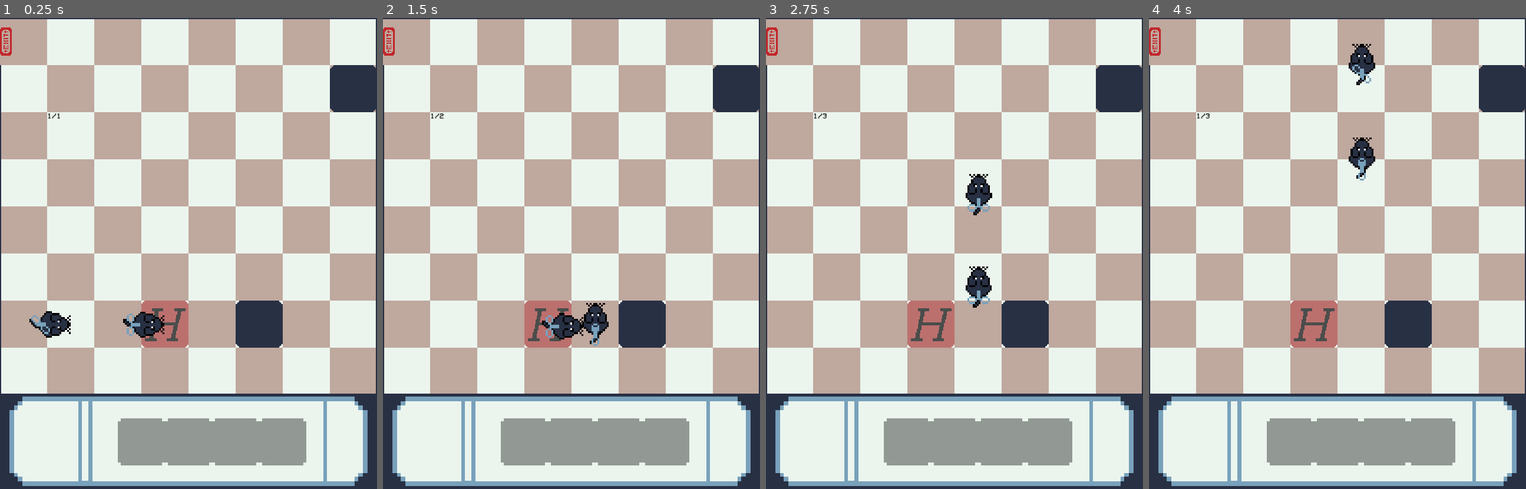
Above: before the commit, frames 1-4 (left to right).
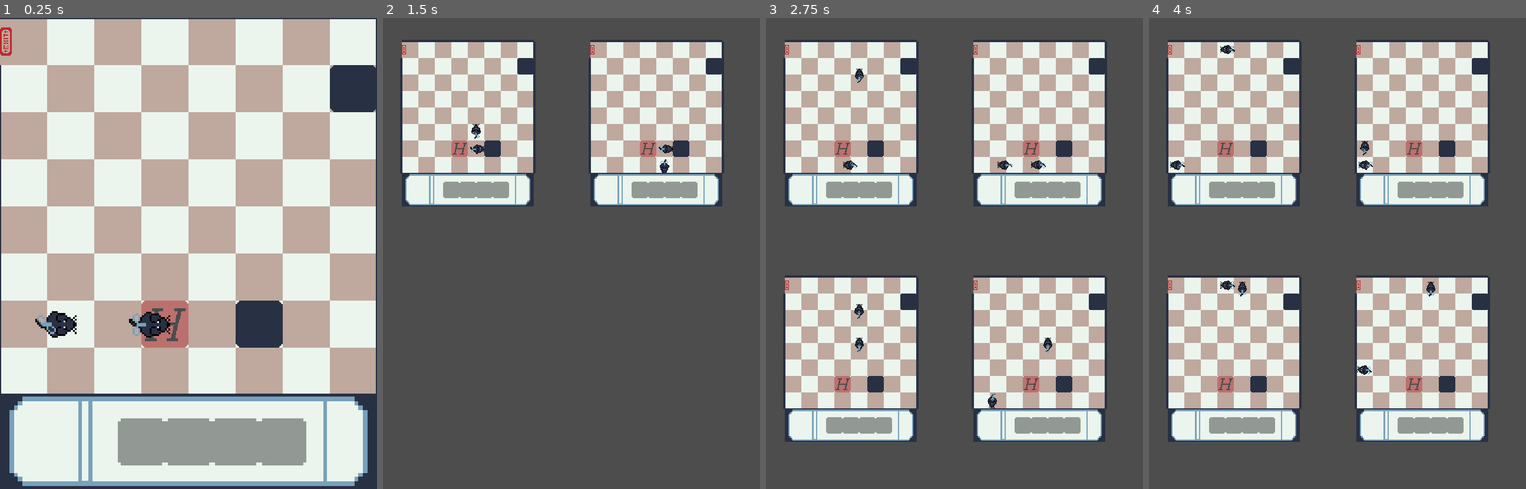
Above: after the commit, the same moments.

Repository: obada-ab/SchrodingersMice
Game: Godot game, scene res://Scenes/hadamard_test.tscn
Same seed, same stepped clock (60 frames per second), same inputs: the game is played once before the commit and once after it.
Inputs:
- Up to frame 1 (0.25 s): no input
- Up to frame 2 (1.5 s): no input
- Up to frame 3 (2.75 s): no input
- Up to frame 4 (4 s): no input

The runs differ from the first frame. In frame 1, 0.7% of the frame differs, in the area x 7-46%, y 20-68%; in frame 2, 89%, in the area x 0-100%, y 0-100%; in frame 3, 79%; in frame 4, 79%.

Commit message:
Add multi-game-instances

Diff:
--- a/GameStateHandler.gd
+++ b/GameStateHandler.gd
@@ -1,15 +1,14 @@
 extends Node2D
 
-var universe = 1
-var total_universe = 1
 var mice = 0
 var exited_mice = 0
 
-signal next_universe
+signal universe_value
 signal new_universe
 
 func _ready():
-	$UniverseLabel.text = str(universe) + "/" + str(total_universe)
+	new_universe.connect(get_parent()._on_new_universe)
+	get_parent().universe_value.connect(_on_universe_value)
 
 
 func _process(delta):
@@ -21,8 +20,6 @@
 
 
 func _on_mouse_split():
-	total_universe += 1
-	$UniverseLabel.text = str(universe) + "/" + str(total_universe)
 	new_universe.emit()
 
 
@@ -32,11 +29,7 @@
 
 func _on_mouse_exited():
 	exited_mice += 1
-	if exited_mice == mice:
-		universe += 1
-		if universe > total_universe:
-			$UniverseLabel.text = "WIN"
-			return
-		next_universe.emit()
-		exited_mice = 0
-		$UniverseLabel.text = str(universe) + "/" + str(total_universe)
+
+
+func _on_universe_value(val):
+	universe_value.emit(val)
--- /dev/null
+++ b/Scenes/GameInstance.gd
@@ -0,0 +1,29 @@
+extends Node2D
+
+signal universe_value
+var split_count = 0
+
+func _ready():
+	pass
+
+
+func _process(delta):
+	pass
+
+
+func _on_new_universe():
+	split_count += 1
+	if split_count == 1:
+		var new_universe = duplicate()
+		new_universe.scale = Vector2(0.35, 0.35)
+		new_universe.split_count = split_count
+		scale = Vector2(0.35, 0.35)
+		translate(Vector2(get_viewport_rect().size.x * 0.55, 50))
+		new_universe.translate(Vector2(get_viewport_rect().size.x * 0.05, 50))
+		add_sibling(new_universe)
+		universe_value.emit(0)
+	else:
+		var new_universe = duplicate()
+		new_universe.translate(Vector2(0, get_viewport_rect().size.y * 0.5))
+		add_sibling(new_universe)
+		universe_value.emit(0)
--- a/Scenes/game_state_handler.tscn
+++ b/Scenes/game_state_handler.tscn
@@ -1,16 +1,6 @@
-[gd_scene load_steps=4 format=3 uid="uid://bmvdhyek727od"]
+[gd_scene load_steps=2 format=3 uid="uid://bmvdhyek727od"]
 
 [ext_resource type="Script" path="res://GameStateHandler.gd" id="1_vnpif"]
-[ext_resource type="FontFile" uid="uid://dlthwowybko7a" path="res://Fonts/VCR_OSD_MONO_1.001.ttf" id="2_6q5l2"]
-
-[sub_resource type="Theme" id="Theme_jr476"]
-default_font = ExtResource("2_6q5l2")
 
 [node name="GameStateHandler" type="Node2D"]
 script = ExtResource("1_vnpif")
-
-[node name="UniverseLabel" type="Label" parent="."]
-offset_right = 40.0
-offset_bottom = 23.0
-theme = SubResource("Theme_jr476")
-theme_override_colors/font_color = Color(0, 0, 0, 1)
--- a/Scenes/hadamard_test.tscn
+++ b/Scenes/hadamard_test.tscn
@@ -1,5 +1,6 @@
-[gd_scene load_steps=9 format=3 uid="uid://dtlt543bwpwpe"]
-
+[gd_scene load_steps=10 format=3 uid="uid://dtlt543bwpwpe"]
+
+[ext_resource type="Script" path="res://Scenes/GameInstance.gd" id="1_ihx28"]
 [ext_resource type="PackedScene" uid="uid://bt3ynf7keq188" path="res://Scenes/background.tscn" id="1_k4pob"]
 [ext_resource type="PackedScene" uid="uid://bmvdhyek727od" path="res://Scenes/game_state_handler.tscn" id="1_x5u5c"]
 [ext_resource type="PackedScene" uid="uid://db8ct184eljqn" path="res://Scenes/block.tscn" id="2_picki"]
@@ -11,200 +12,204 @@
 
 [node name="HadamardTest" type="Node"]
 
-[node name="Background" type="Node2D" parent="."]
-
-[node name="background" parent="Background" instance=ExtResource("1_k4pob")]
+[node name="GameInstance" type="Node2D" parent="."]
+script = ExtResource("1_ihx28")
+
+[node name="Background" type="Node2D" parent="GameInstance"]
+
+[node name="background" parent="GameInstance/Background" instance=ExtResource("1_k4pob")]
 position = Vector2(100, 100)
 
-[node name="background2" parent="Background" instance=ExtResource("1_k4pob")]
+[node name="background2" parent="GameInstance/Background" instance=ExtResource("1_k4pob")]
 position = Vector2(300, 100)
 
-[node name="background3" parent="Background" instance=ExtResource("1_k4pob")]
+[node name="background3" parent="GameInstance/Background" instance=ExtResource("1_k4pob")]
 position = Vector2(500, 100)
 
-[node name="background4" parent="Background" instance=ExtResource("1_k4pob")]
+[node name="background4" parent="GameInstance/Background" instance=ExtResource("1_k4pob")]
 position = Vector2(100, 300)
 
-[node name="background5" parent="Background" instance=ExtResource("1_k4pob")]
+[node name="background5" parent="GameInstance/Background" instance=ExtResource("1_k4pob")]
 position = Vector2(300, 300)
 
-[node name="background6" parent="Background" instance=ExtResource("1_k4pob")]
+[node name="background6" parent="GameInstance/Background" instance=ExtResource("1_k4pob")]
 position = Vector2(500, 300)
 
-[node name="background7" parent="Background" instance=ExtResource("1_k4pob")]
+[node name="background7" parent="GameInstance/Background" instance=ExtResource("1_k4pob")]
 position = Vector2(100, 500)
 
-[node name="background8" parent="Background" instance=ExtResource("1_k4pob")]
+[node name="background8" parent="GameInstance/Background" instance=ExtResource("1_k4pob")]
 position = Vector2(300, 500)
 
-[node name="background9" parent="Background" instance=ExtResource("1_k4pob")]
+[node name="background9" parent="GameInstance/Background" instance=ExtResource("1_k4pob")]
 position = Vector2(500, 500)
 
-[node name="background10" parent="Background" instance=ExtResource("1_k4pob")]
+[node name="background10" parent="GameInstance/Background" instance=ExtResource("1_k4pob")]
 position = Vector2(700, 100)
 
-[node name="background11" parent="Background" instance=ExtResource("1_k4pob")]
+[node name="background11" parent="GameInstance/Background" instance=ExtResource("1_k4pob")]
 position = Vector2(700, 300)
 
-[node name="background12" parent="Background" instance=ExtResource("1_k4pob")]
+[node name="background12" parent="GameInstance/Background" instance=ExtResource("1_k4pob")]
 position = Vector2(700, 500)
 
-[node name="background13" parent="Background" instance=ExtResource("1_k4pob")]
+[node name="background13" parent="GameInstance/Background" instance=ExtResource("1_k4pob")]
 position = Vector2(100, 700)
 
-[node name="background14" parent="Background" instance=ExtResource("1_k4pob")]
+[node name="background14" parent="GameInstance/Background" instance=ExtResource("1_k4pob")]
 position = Vector2(300, 700)
 
-[node name="background15" parent="Background" instance=ExtResource("1_k4pob")]
+[node name="background15" parent="GameInstance/Background" instance=ExtResource("1_k4pob")]
 position = Vector2(500, 700)
 
-[node name="background16" parent="Background" instance=ExtResource("1_k4pob")]
+[node name="background16" parent="GameInstance/Background" instance=ExtResource("1_k4pob")]
 position = Vector2(700, 700)
 
-[node name="GameStateHandler" parent="." instance=ExtResource("1_x5u5c")]
+[node name="GameStateHandler" parent="GameInstance" instance=ExtResource("1_x5u5c")]
 position = Vector2(100, 200)
 
-[node name="HadamardGate" parent="GameStateHandler" instance=ExtResource("3_3raty")]
+[node name="HadamardGate" parent="GameInstance/GameStateHandler" instance=ExtResource("3_3raty")]
 position = Vector2(250, 450)
 
-[node name="Mouse" parent="GameStateHandler" instance=ExtResource("4_cy36j")]
+[node name="Mouse" parent="GameInstance/GameStateHandler" instance=ExtResource("4_cy36j")]
 position = Vector2(150, 450)
 
-[node name="Mouse2" parent="GameStateHandler" instance=ExtResource("4_cy36j")]
+[node name="Mouse2" parent="GameInstance/GameStateHandler" instance=ExtResource("4_cy36j")]
 position = Vector2(-50, 450)
 
-[node name="Walls" type="Node2D" parent="."]
-
-[node name="Wall" parent="Walls" instance=ExtResource("3_2tu58")]
+[node name="Blocks" type="Node2D" parent="GameInstance/GameStateHandler"]
+position = Vector2(-100, -200)
+
+[node name="block2" parent="GameInstance/GameStateHandler/Blocks" instance=ExtResource("2_picki")]
+position = Vector2(750, 150)
+
+[node name="block3" parent="GameInstance/GameStateHandler/Blocks" instance=ExtResource("2_picki")]
+position = Vector2(550, 650)
+
+[node name="Walls" type="Node2D" parent="GameInstance"]
+
+[node name="Wall" parent="GameInstance/Walls" instance=ExtResource("3_2tu58")]
 position = Vector2(-50, 750)
 
-[node name="Wall2" parent="Walls" instance=ExtResource("3_2tu58")]
+[node name="Wall2" parent="GameInstance/Walls" instance=ExtResource("3_2tu58")]
 position = Vector2(-50, 650)
 
-[node name="Wall3" parent="Walls" instance=ExtResource("3_2tu58")]
+[node name="Wall3" parent="GameInstance/Walls" instance=ExtResource("3_2tu58")]
 position = Vector2(-50, 550)
 
-[node name="Wall4" parent="Walls" instance=ExtResource("3_2tu58")]
+[node name="Wall4" parent="GameInstance/Walls" instance=ExtResource("3_2tu58")]
 position = Vector2(-50, 450)
 
-[node name="Wall5" parent="Walls" instance=ExtResource("3_2tu58")]
+[node name="Wall5" parent="GameInstance/Walls" instance=ExtResource("3_2tu58")]
 position = Vector2(-50, 350)
 
-[node name="Wall6" parent="Walls" instance=ExtResource("3_2tu58")]
+[node name="Wall6" parent="GameInstance/Walls" instance=ExtResource("3_2tu58")]
 position = Vector2(-50, 250)
 
-[node name="Wall7" parent="Walls" instance=ExtResource("3_2tu58")]
+[node name="Wall7" parent="GameInstance/Walls" instance=ExtResource("3_2tu58")]
 position = Vector2(-50, 150)
 
-[node name="Wall10" parent="Walls" instance=ExtResource("3_2tu58")]
+[node name="Wall10" parent="GameInstance/Walls" instance=ExtResource("3_2tu58")]
 position = Vector2(150, -50)
 rotation = 1.5708
 
-[node name="Wall11" parent="Walls" instance=ExtResource("3_2tu58")]
+[node name="Wall11" parent="GameInstance/Walls" instance=ExtResource("3_2tu58")]
 position = Vector2(250, -50)
 rotation = 1.5708
 
-[node name="Wall12" parent="Walls" instance=ExtResource("3_2tu58")]
+[node name="Wall12" parent="GameInstance/Walls" instance=ExtResource("3_2tu58")]
 position = Vector2(350, -50)
 rotation = 1.5708
 
-[node name="Wall13" parent="Walls" instance=ExtResource("3_2tu58")]
+[node name="Wall13" parent="GameInstance/Walls" instance=ExtResource("3_2tu58")]
 position = Vector2(450, -50)
 rotation = 1.5708
 
-[node name="Wall14" parent="Walls" instance=ExtResource("3_2tu58")]
+[node name="Wall14" parent="GameInstance/Walls" instance=ExtResource("3_2tu58")]
 position = Vector2(550, -50)
 rotation = 1.5708
 
-[node name="Wall15" parent="Walls" instance=ExtResource("3_2tu58")]
+[node name="Wall15" parent="GameInstance/Walls" instance=ExtResource("3_2tu58")]
 position = Vector2(650, -50)
 rotation = 1.5708
 
-[node name="Wall16" parent="Walls" instance=ExtResource("3_2tu58")]
+[node name="Wall16" parent="GameInstance/Walls" instance=ExtResource("3_2tu58")]
 position = Vector2(750, -50)
 rotation = 1.5708
 
-[node name="Wall17" parent="Walls" instance=ExtResource("3_2tu58")]
+[node name="Wall17" parent="GameInstance/Walls" instance=ExtResource("3_2tu58")]
 position = Vector2(850, 50)
 rotation = -3.14159
 
-[node name="Wall18" parent="Walls" instance=ExtResource("3_2tu58")]
+[node name="Wall18" parent="GameInstance/Walls" instance=ExtResource("3_2tu58")]
 position = Vector2(850, 150)
 rotation = -3.14159
 
-[node name="Wall19" parent="Walls" instance=ExtResource("3_2tu58")]
+[node name="Wall19" parent="GameInstance/Walls" instance=ExtResource("3_2tu58")]
 position = Vector2(850, 250)
 rotation = -3.14159
 
-[node name="Wall20" parent="Walls" instance=ExtResource("3_2tu58")]
+[node name="Wall20" parent="GameInstance/Walls" instance=ExtResource("3_2tu58")]
 position = Vector2(850, 350)
 rotation = -3.14159
 
-[node name="Wall21" parent="Walls" instance=ExtResource("3_2tu58")]
+[node name="Wall21" parent="GameInstance/Walls" instance=ExtResource("3_2tu58")]
 position = Vector2(850, 450)
 rotation = -3.14159
 
-[node name="Wall22" parent="Walls" instance=ExtResource("3_2tu58")]
+[node name="Wall22" parent="GameInstance/Walls" instance=ExtResource("3_2tu58")]
 position = Vector2(850, 550)
 rotation = -3.14159
 
-[node name="Wall23" parent="Walls" instance=ExtResource("3_2tu58")]
+[node name="Wall23" parent="GameInstance/Walls" instance=ExtResource("3_2tu58")]
 position = Vector2(850, 650)
 rotation = -3.14159
 
-[node name="Wall24" parent="Walls" instance=ExtResource("3_2tu58")]
+[node name="Wall24" parent="GameInstance/Walls" instance=ExtResource("3_2tu58")]
 position = Vector2(850, 750)
 rotation = -3.14159
 
-[node name="Wall25" parent="Walls" instance=ExtResource("3_2tu58")]
+[node name="Wall25" parent="GameInstance/Walls" instance=ExtResource("3_2tu58")]
 position = Vector2(750, 850)
 rotation = -1.5708
 
-[node name="Wall26" parent="Walls" instance=ExtResource("3_2tu58")]
+[node name="Wall26" parent="GameInstance/Walls" instance=ExtResource("3_2tu58")]
 position = Vector2(650, 850)
 rotation = -1.5708
 
-[node name="Wall27" parent="Walls" instance=ExtResource("3_2tu58")]
+[node name="Wall27" parent="GameInstance/Walls" instance=ExtResource("3_2tu58")]
 position = Vector2(550, 850)
 rotation = -1.5708
 
-[node name="Wall28" parent="Walls" instance=ExtResource("3_2tu58")]
+[node name="Wall28" parent="GameInstance/Walls" instance=ExtResource("3_2tu58")]
 position = Vector2(450, 850)
 rotation = -1.5708
 
-[node name="Wall29" parent="Walls" instance=ExtResource("3_2tu58")]
+[node name="Wall29" parent="GameInstance/Walls" instance=ExtResource("3_2tu58")]
 position = Vector2(350, 850)
 rotation = -1.5708
 
-[node name="Wall30" parent="Walls" instance=ExtResource("3_2tu58")]
+[node name="Wall30" parent="GameInstance/Walls" instance=ExtResource("3_2tu58")]
 position = Vector2(250, 850)
 rotation = -1.5708
 
-[node name="Wall31" parent="Walls" instance=ExtResource("3_2tu58")]
+[node name="Wall31" parent="GameInstance/Walls" instance=ExtResource("3_2tu58")]
 position = Vector2(150, 850)
 rotation = -1.5708
 
-[node name="Wall32" parent="Walls" instance=ExtResource("3_2tu58")]
+[node name="Wall32" parent="GameInstance/Walls" instance=ExtResource("3_2tu58")]
 position = Vector2(50, 850)
 rotation = -1.5708
 
-[node name="Wall33" parent="Walls" instance=ExtResource("3_2tu58")]
+[node name="Wall33" parent="GameInstance/Walls" instance=ExtResource("3_2tu58")]
 position = Vector2(50, -50)
 rotation = 1.5708
 
-[node name="Exits" type="Node2D" parent="."]
-
-[node name="Exit2" parent="Exits" instance=ExtResource("4_us1am")]
+[node name="Exits" type="Node2D" parent="GameInstance"]
+
+[node name="Exit2" parent="GameInstance/Exits" instance=ExtResource("4_us1am")]
 position = Vector2(50, 50)
 rotation = -1.5708
 
-[node name="HUD" parent="." instance=ExtResource("5_26a4x")]
+[node name="HUD" parent="GameInstance" instance=ExtResource("5_26a4x")]
 position = Vector2(400, 900)
-
-[node name="Blocks" type="Node2D" parent="."]
-
-[node name="block2" parent="Blocks" instance=ExtResource("2_picki")]
-position = Vector2(750, 150)
-
-[node name="block3" parent="Blocks" instance=ExtResource("2_picki")]
-position = Vector2(550, 650)
--- a/Scripts/mouse.gd
+++ b/Scripts/mouse.gd
@@ -1,7 +1,7 @@
 extends Area2D
 
-@export var speed = 220 # How fast the player will move (pixels/sec).
-@export var rotation_speed = 3
+@export var speed = 270 # How fast the player will move (pixels/sec).
+@export var rotation_speed = 5
 @export var qubit = 1 # The qubit value stored inside the mouse
 @export var direction = Vector2.RIGHT # The initial direction of the mouse
 var rotating = false
@@ -22,12 +22,13 @@
 	mouse_exited_level.connect(get_parent()._on_mouse_exited)
 	mouse_split.connect(get_parent()._on_mouse_split)
 	mouse_dead.connect(get_parent()._on_mouse_dead)
-	get_parent().next_universe.connect(_on_next_universe)
-	get_parent().new_universe.connect(_on_new_universe)
+	get_parent().universe_value.connect(_on_universe_value)
 	mouse_ready.emit()
 
 
 func _process(delta):
+	if splitting:
+		splitting = false
 	var velocity = direction * speed
 	if qubit == 1:
 		$AnimatedSprite2D.play()
@@ -62,17 +63,12 @@
 		direction = direction.rotated(PI/2)
 		target_angle = add_degrees(current_angle, 90)
 		current_quarter = add_degrees(current_angle, 1) / 90
-	else:
+	else :
 		splitting = true
+		rotating = false
+		qubit = 1
+		shake = 1
 		mouse_split.emit()
-
-
-func next_mouse():
-	var next_mouse = mice.pop_back()
-	next_mouse.mice = mice.duplicate()
-	call_deferred("add_sibling", next_mouse)
-	mouse_dead.emit()
-	queue_free()
 
 
 func add_degrees(angle1, angle2):
@@ -86,16 +82,11 @@
 
 func _on_exit_detector_area_exited(area):
 	mouse_exited_level.emit()
+	queue_free()
 
 
-func _on_next_universe():
-	next_mouse()
-
-func _on_new_universe():
-	for i in range(2):
-		var new_mouse = duplicate()
-		new_mouse.position = position
-		new_mouse.qubit = i if splitting else qubit
-		new_mouse.shake = 1 if splitting else shake
-		mice.push_back(new_mouse)
-	next_mouse()
+func _on_universe_value(val):
+	if splitting:
+		qubit = val
+		shake = 1
+	splitting = false
